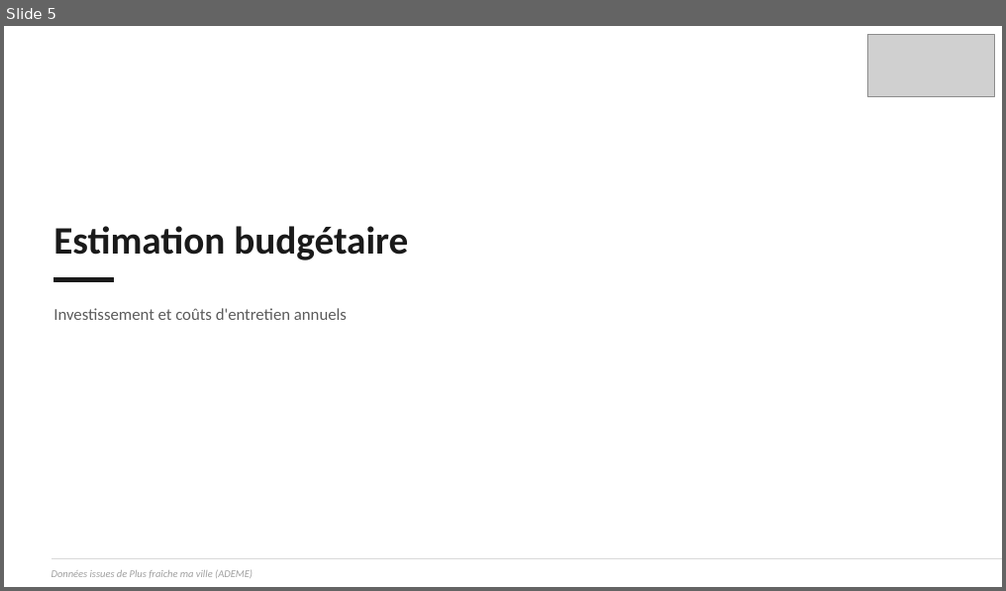
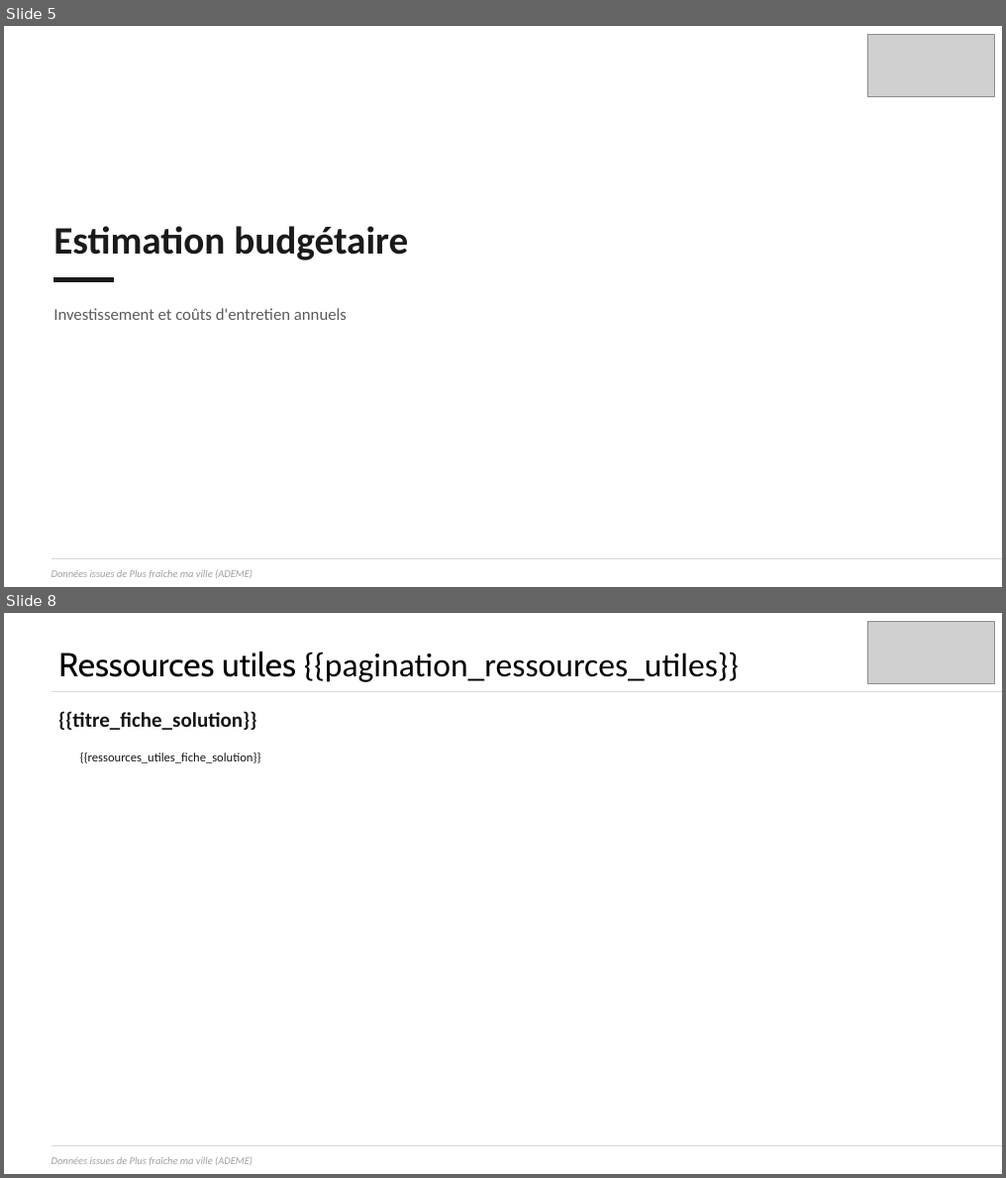
Before and after one commit to incubateur-ademe/plusfraichemaville-site, a slide deck: public/templates/template_synthese_projet.pptx. Shown one above the other, each under a label of ours: slide 5 before the commit, slides 5 and 8 after it; the slides between them are not shown. The pictures are 1006x591 and 1006x1178 pixels, drawn with LibreOffice and Linux fonts; fonts in the diff are those of the drawing; grey boxes stand for pictures. Boxes give left, top, right and bottom in pixels: in the first picture for what was removed or moved away, otherwise in the second. Text is boxed around its words. In the diff, an @@ line names an element or a change of style, - is before the commit and + after.

Commit message:
feat: Rajout de la pagination pour la récap budgétaire

```diff
--- a/public/templates/template_synthese_projet.pptx
+++ b/public/templates/template_synthese_projet.pptx
@@ slide 8 added at [4, 613, 1002, 1174], background #FFFFFF @@
@@ picture added at [867, 621, 994, 683] @@
@@ picture added at [885, 621, 985, 683] @@
@@ title added at [58, 651, 739, 682], 32 pt, text #000000 @@
+Ressources utiles {{pagination_ressources_utiles}}
@@ line added from (52, 691) to (1002, 691), #D9D9D9 1.5 pt @@
@@ text added at [58, 711, 257, 730], 20 pt, text #161616, bold @@
+{{titre_fiche_solution}}
@@ text added at [80, 753, 261, 763], 12 pt, text #161616 @@
+{{ressources_utiles_fiche_solution}}
@@ line added from (52, 1146) to (1002, 1146), #D9D9D9 1.5 pt @@
@@ text added at [52, 1157, 252, 1165], 10 pt, text #A0A0A0, italic @@
+Données issues de Plus fraîche ma ville (ADEME)
```
Also in this commit, not shown: 2 slides changed, 1 other slide added, 2 slides removed, 2 other files.
